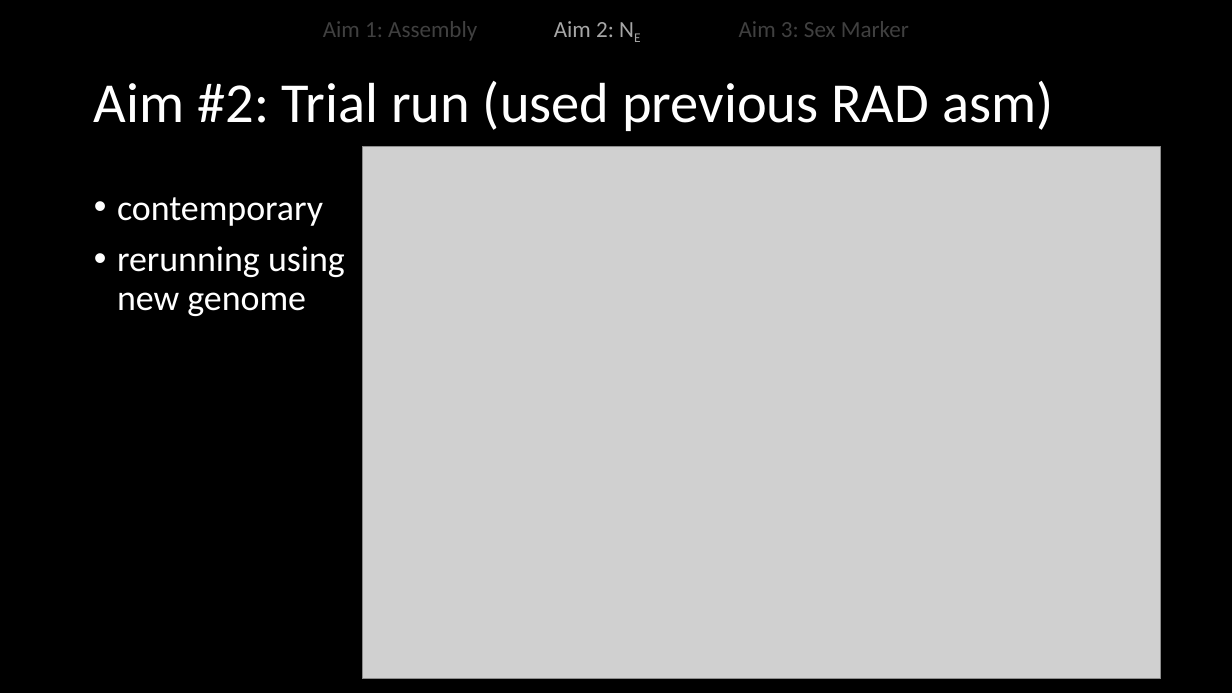
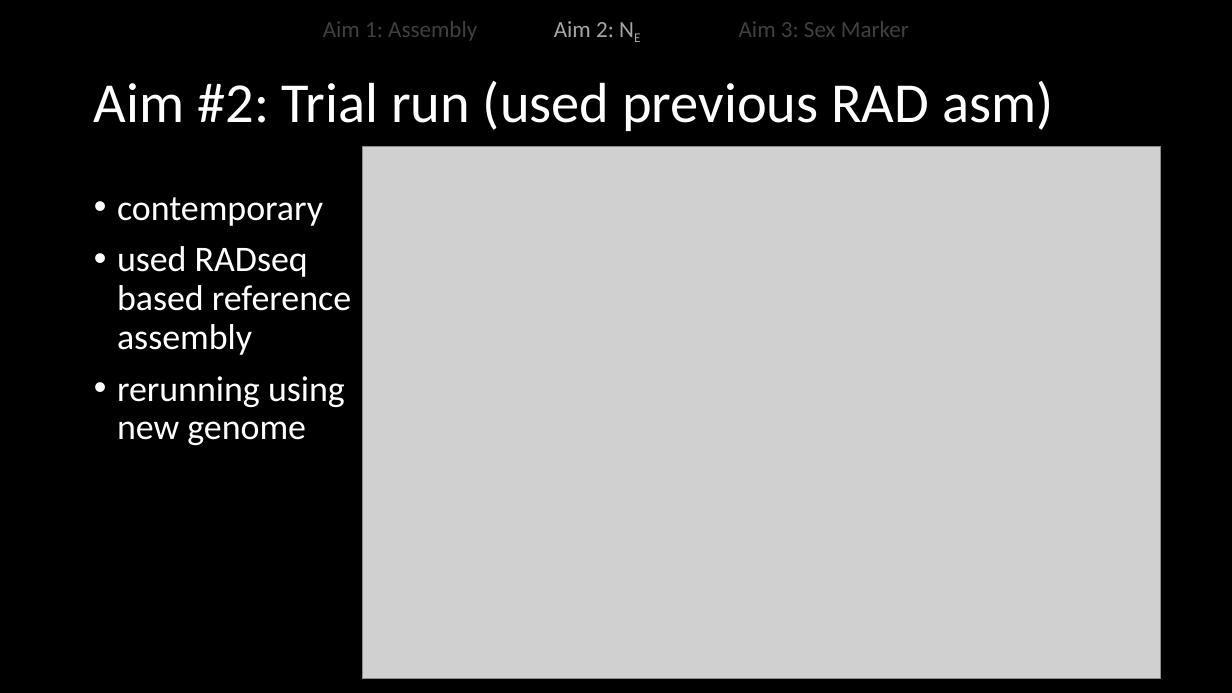
Before and after one commit to shannonekj/presentations, a slide deck: slide 10 of 2021_05-thesis_commitee_meeting/2021.05.07_thesis_committee_meeting.pptx (slide 9 before the commit). Drawn at 1232x693 pixels with LibreOffice and Linux fonts; fonts in the diff are those of the drawing; grey boxes stand for pictures. Boxes give left, top, right and bottom in pixels: in the first picture for what was removed or moved away, otherwise in the second. Text is boxed around its words. In the diff, an @@ line names an element or a change of style, - is before the commit and + after.

```diff
--- a/2021_05-thesis_commitee_meeting/2021.05.07_thesis_committee_meeting.pptx
+++ b/2021_05-thesis_commitee_meeting/2021.05.07_thesis_committee_meeting.pptx
@@ text at (117,246,351,355): paragraph added @@
+• used RADseq based reference assembly
```
Also in this commit, not shown: 4 other slides changed.
